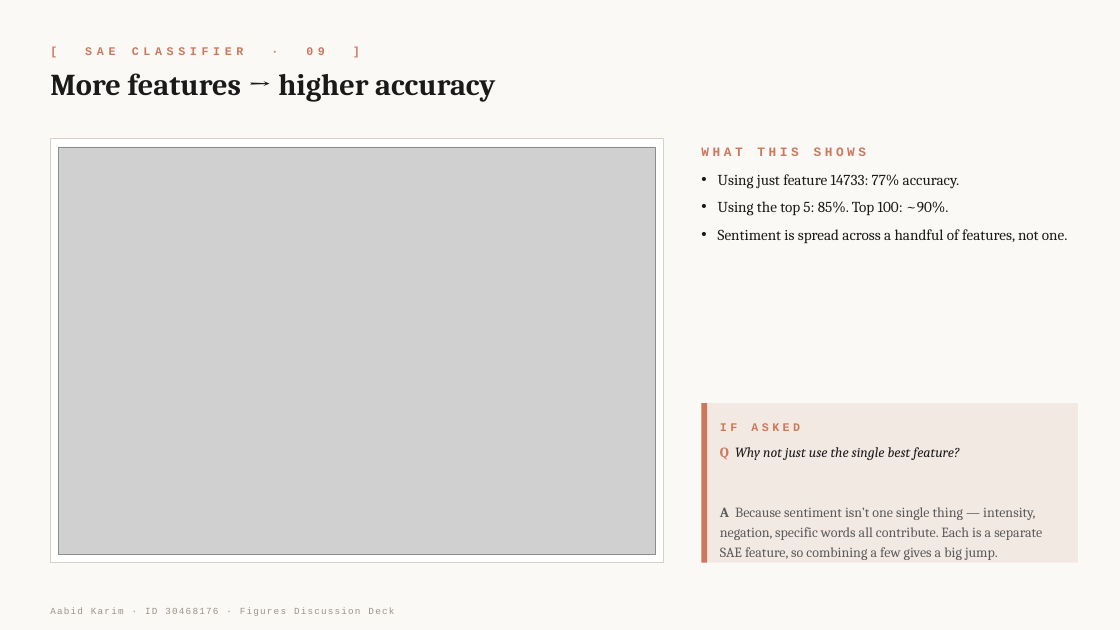
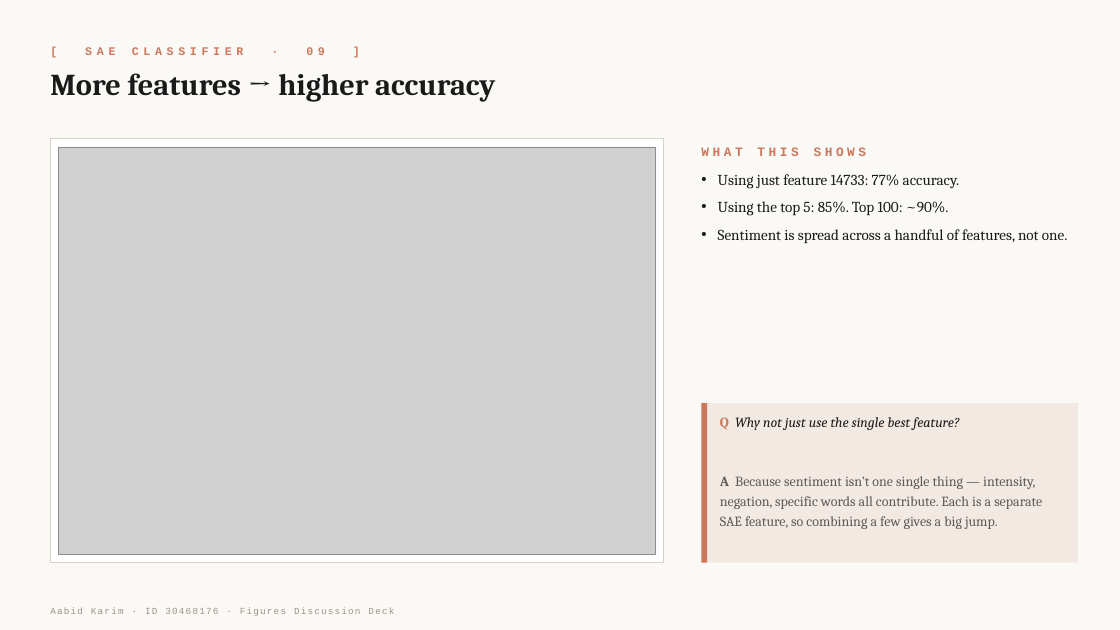
Before and after one commit to abedkkhan/Linear-Probes-vs-SAEs, a slide deck: slide 10 of presentation/figures_deck.pptx. Drawn at 1120x630 pixels with LibreOffice and Linux fonts; fonts in the diff are those of the drawing; grey boxes stand for pictures. Boxes give left, top, right and bottom in pixels: in the first picture for what was removed or moved away, otherwise in the second. Text is boxed around its words. In the diff, an @@ line names an element or a change of style, - is before the commit and + after.

```diff
--- a/presentation/figures_deck.pptx
+++ b/presentation/figures_deck.pptx
@@ text "Q Why not just use ...": place and size @@
-text "Q Why not just use ..." at [720, 447, 1042, 560]
+text "Q Why not just use ..." at [720, 417, 1042, 529]
@@ text removed at [720, 423, 800, 431] @@
-IF ASKED
```
Also in this commit, not shown: 11 other slides changed.
